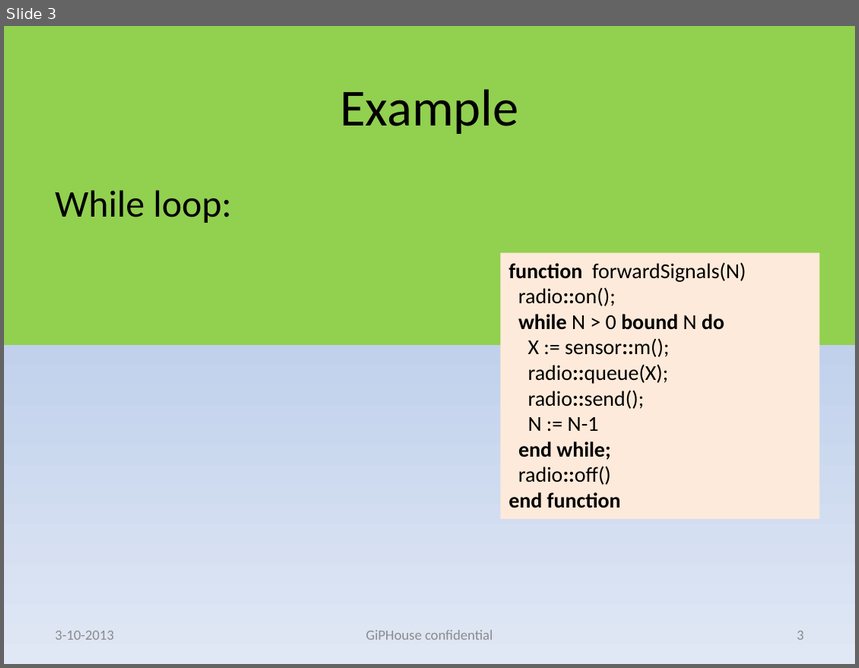
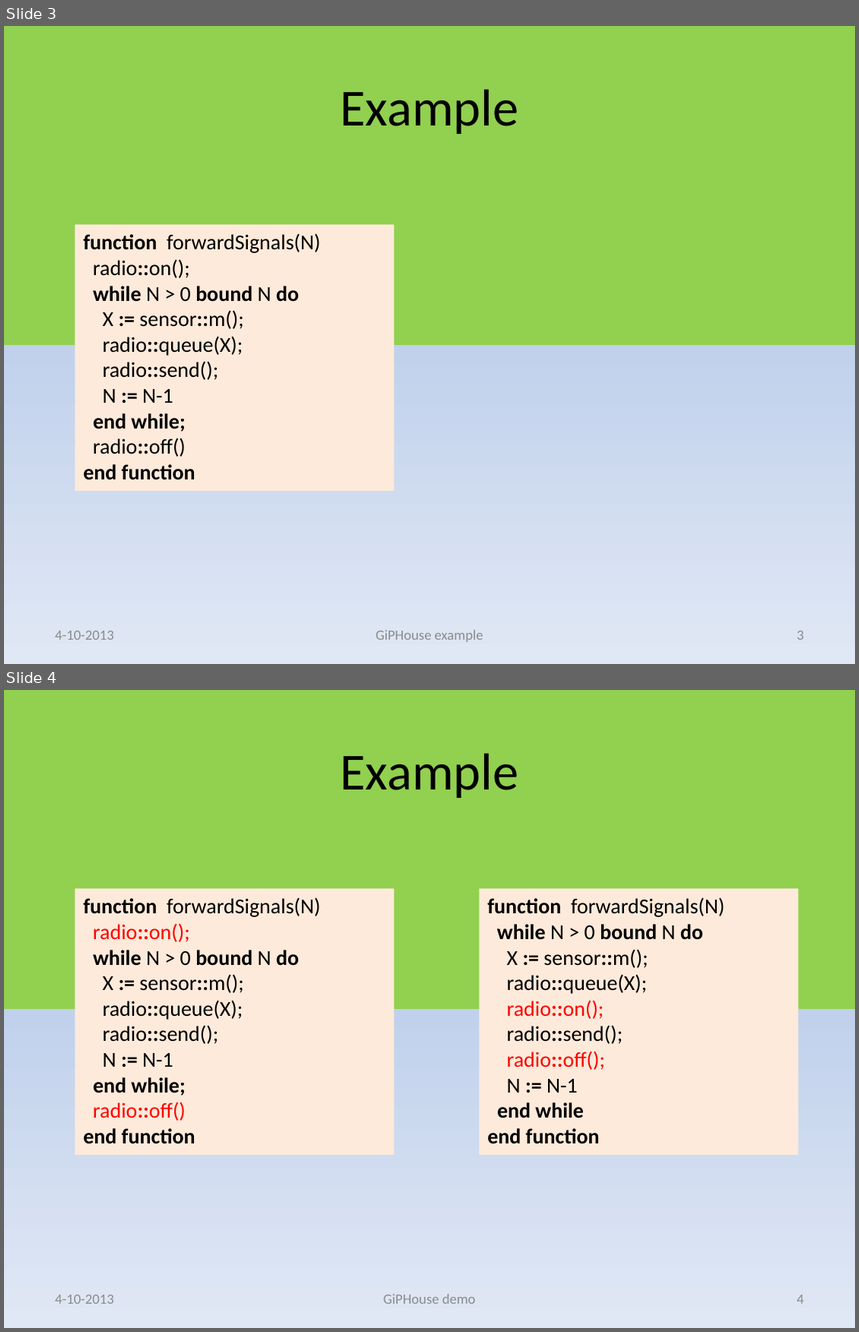
Before and after one commit to squell/ecalogic, a slide deck: doc/ppt/Energie2013Presentaiton1.pptx. Shown one above the other, each under a label of ours: slide 3 before the commit, slides 3 and 4 after it. The pictures are 859x668 and 859x1332 pixels, drawn with LibreOffice and Linux fonts; fonts in the diff are those of the drawing. Boxes give left, top, right and bottom in pixels: in the first picture for what was removed or moved away, otherwise in the second. Text is boxed around its words. In the diff, an @@ line names an element or a change of style, - is before the commit and + after.

```diff
--- a/doc/ppt/Energie2013Presentaiton1.pptx
+++ b/doc/ppt/Energie2013Presentaiton1.pptx
@@ slide 4 added at box(4, 690, 855, 1328), background gradient #92D050 to #C2D1ED to #E1E8F5 @@
@@ title added at box(340, 753, 519, 798), 44 pt, text #000000 @@
+Example
@@ rectangle added at box(75, 888, 394, 1155), fill #FDEADA, 18 pt, text #000000 @@
+function forwardSignals(N)
+radio::on();
+while N > 0 bound N do
+X := sensor::m();
+radio::queue(X);
+radio::send();
+N := N-1
+end while;
+radio::off()
+end function
@@ rectangle added at box(479, 888, 798, 1155), fill #FDEADA, 18 pt, text #000000 @@
+function forwardSignals(N)
+while N > 0 bound N do
+X := sensor::m();
+radio::queue(X);
+radio::on();
+radio::send();
+radio::off();
+N := N-1
+end while
+end function
@@ text added at box(55, 1295, 114, 1304), 12 pt, text #8C8C8C @@
+4-10-2013
@@ text added at box(383, 1294, 476, 1304), 12 pt, text #8C8C8C @@
+GiPHouse demo
@@ page number added at box(797, 1295, 804, 1304), 12 pt, text #8C8C8C @@
+4
@@ slide 3 changed as well @@
@@ text removed at box(55, 190, 231, 223) @@
-While loop:
@@ rectangle "function forwardSignals(N)": place and size @@
-rectangle "function forwardSignals(N)" at box(500, 253, 819, 520)
+rectangle "function forwardSignals(N)" at box(75, 224, 394, 491)
@@ text in rectangle at box(103, 310, 243, 403): bold on in ":=", ":=" @@
@@ text at box(55, 631, 114, 640): text changed @@
-3-10-2013
+4-10-2013
@@ text at box(376, 630, 484, 642): text changed @@
-GiPHouse confidential
+GiPHouse example
```
Also in this commit, not shown: 4 other slides changed.
